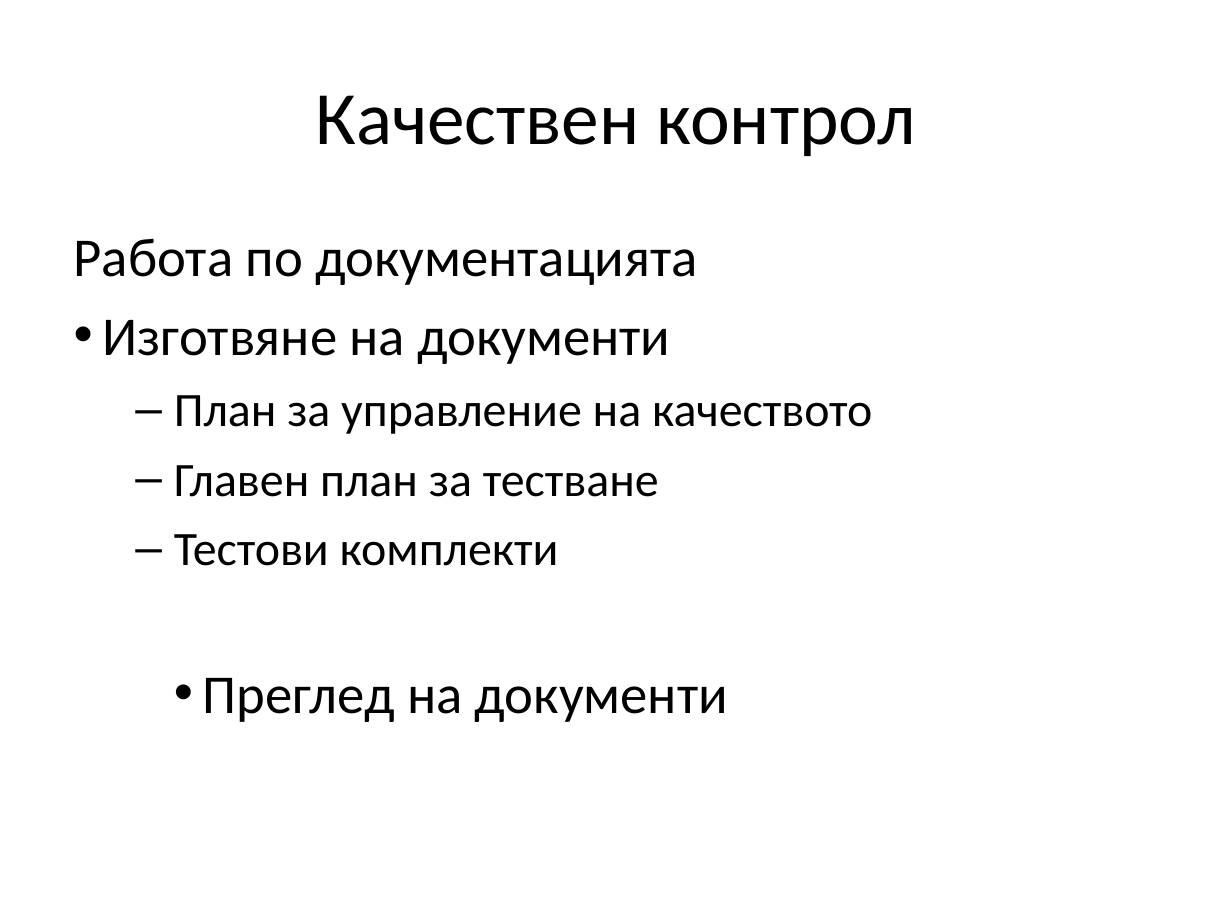
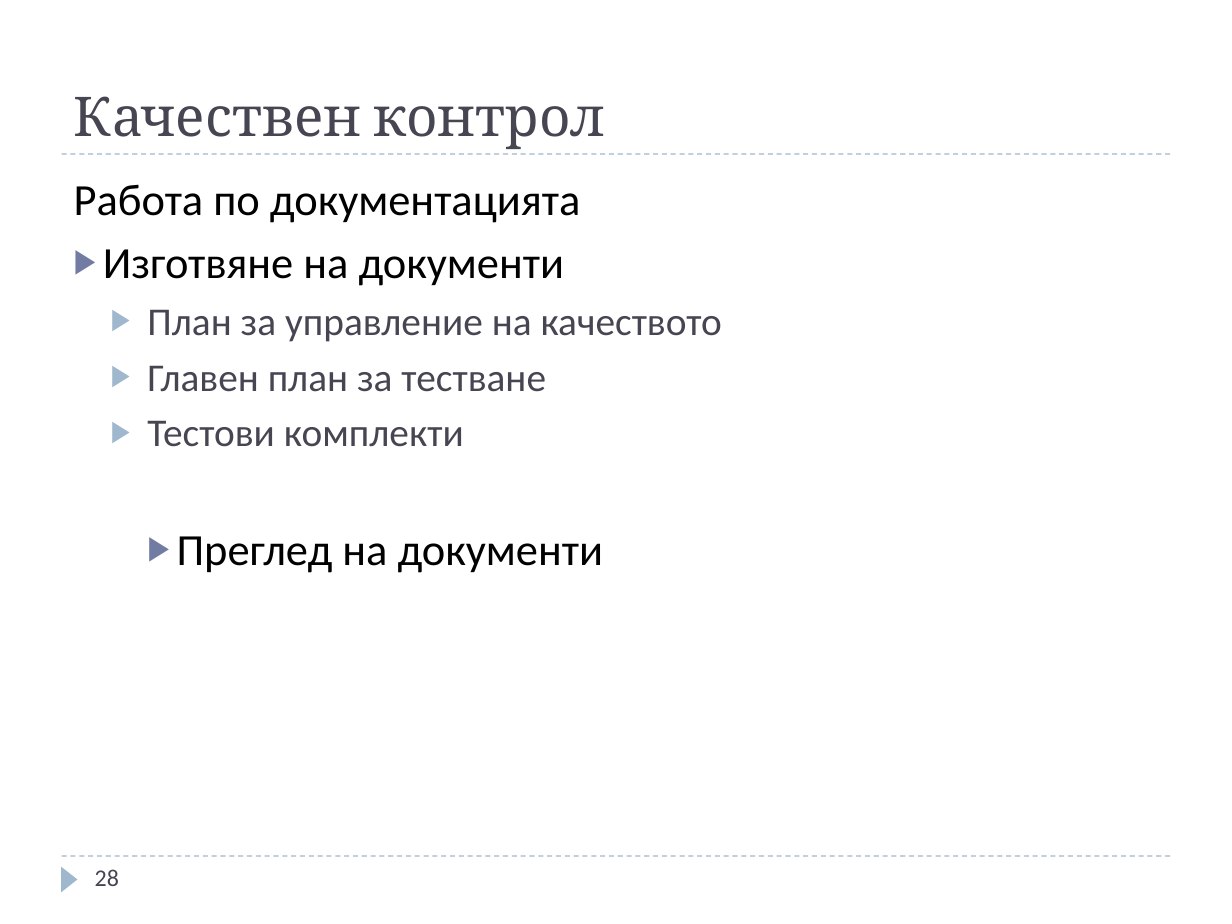
Before and after one commit to jasimcse/team2-strawberry, a slide deck: slide 28 of prezentaciq/venci.ppt. Drawn at 1232x924 pixels with LibreOffice and Linux fonts; fonts in the diff are those of the drawing. Boxes give left, top, right and bottom in pixels: in the first picture for what was removed or moved away, otherwise in the second. Text is boxed around its words. In the diff, an @@ line names an element or a change of style, - is before the commit and + after.

```diff
--- a/prezentaciq/venci.ppt
+++ b/prezentaciq/venci.ppt
@@ title "Качествен контрол": place and size @@
-title "Качествен контрол" at box(316, 95, 915, 156)
+title "Качествен контрол" at box(74, 96, 606, 149)
@@ title "Качествен контрол" at box(74, 96, 606, 149): size 44 to 32 pt, font Calibri to Cambria, text colour #000000 to #464653; alignment centre to left; vertical alignment middle to bottom @@
@@ text "Работа по документацията": place and size @@
-text "Работа по документацията" at box(74, 238, 872, 722)
+text "Работа по документацията" at box(74, 184, 722, 573)
@@ text "Работа по документацията" at box(74, 184, 722, 573): size 32 to 26 pt in "Работа по документацията", "Изготвяне на документи", "Преглед на документи"; size 28 to 23 pt, text colour #000000 to #464653 in "План за управление на качеството", "Главен план за тестване", "Тестови комплекти"; less space between paragraphs; bullet • to ▶; bullet colour #000000 to #727CA3; bullet – to ▶; bullet colour #000000 to #9FB8CD @@
@@ line added from (62, 154) to (1170, 154), #9FB8CD 0.74 pt dashed @@
@@ line added from (62, 856) to (1170, 856), #9FB8CD 0.74 pt dashed @@
@@ triangle added at box(62, 866, 78, 892), fill #9FB8CD @@
@@ page number added at box(95, 869, 119, 886), 14 pt, text #464653 @@
+28
```
Also in this commit, not shown: 37 other slides changed, 1 slide added, 1 slide removed.
